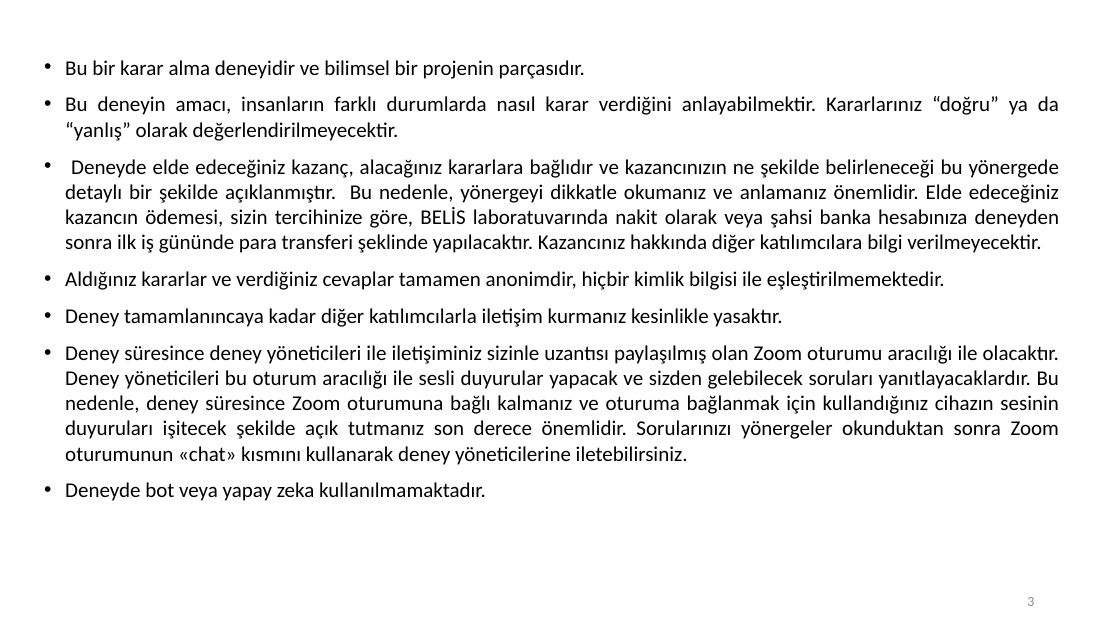
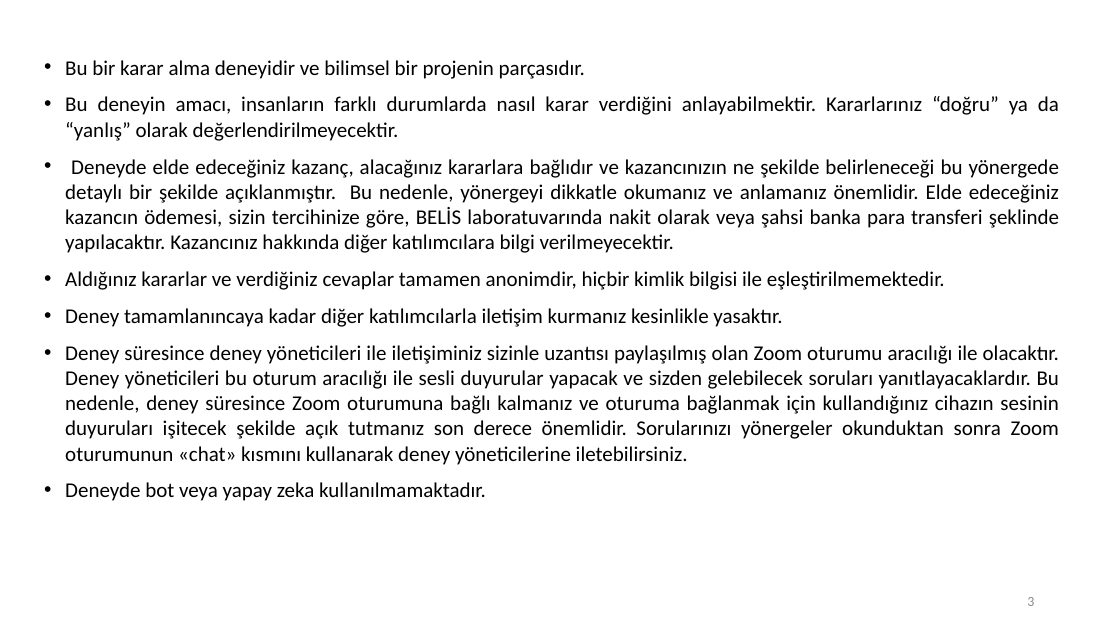
Before and after one commit to baghirov/par, a slide deck: slide 3 of yonergeler/part 4 instructions.pptx. Drawn at 1120x630 pixels with LibreOffice and Linux fonts; fonts in the diff are those of the drawing. Boxes give left, top, right and bottom in pixels: in the first picture for what was removed or moved away, otherwise in the second. Text is boxed around its words. In the diff, an @@ line names an element or a change of style, - is before the commit and + after.

```diff
--- a/yonergeler/part 4 instructions.pptx
+++ b/yonergeler/part 4 instructions.pptx
@@ text at box(65, 159, 1059, 253): text changed @@
-• Deneyde elde edeceğiniz kazanç, alacağınız kararlara bağlıdır ve kazancınızın ne şekilde belirleneceği bu yönergede detaylı bir şekilde açıklanmıştır. Bu nedenle, yönergeyi dikkatle okumanız ve anlamanız önemlidir. Elde edeceğiniz kazancın ödemesi, sizin tercihinize göre, BELİS laboratuvarında nakit olarak veya şahsi banka hesabınıza deneyden sonra ilk iş gününde para transferi şeklinde yapılacaktır. Kazancınız hakkında diğer katılımcılara bilgi verilmeyecektir.
+• Deneyde elde edeceğiniz kazanç, alacağınız kararlara bağlıdır ve kazancınızın ne şekilde belirleneceği bu yönergede detaylı bir şekilde açıklanmıştır. Bu nedenle, yönergeyi dikkatle okumanız ve anlamanız önemlidir. Elde edeceğiniz kazancın ödemesi, sizin tercihinize göre, BELİS laboratuvarında nakit olarak veya şahsi banka para transferi şeklinde yapılacaktır. Kazancınız hakkında diğer katılımcılara bilgi verilmeyecektir.
```
Also in this commit, not shown: 2 other files.
